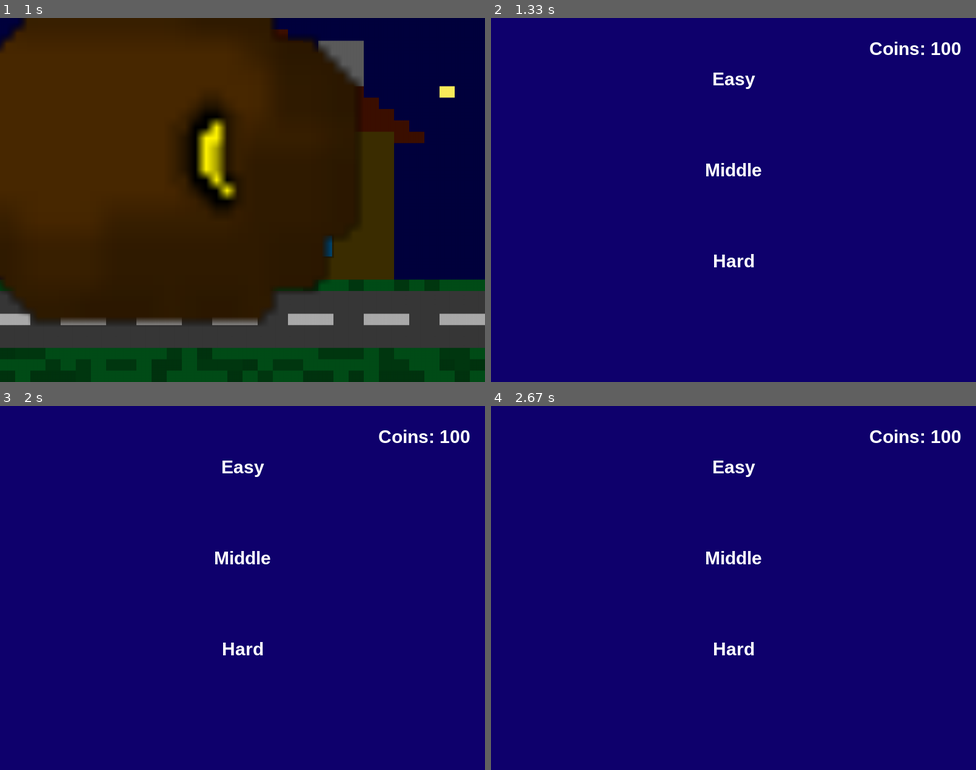
Above: before the commit, frames 1-4 (two rows, left to right).
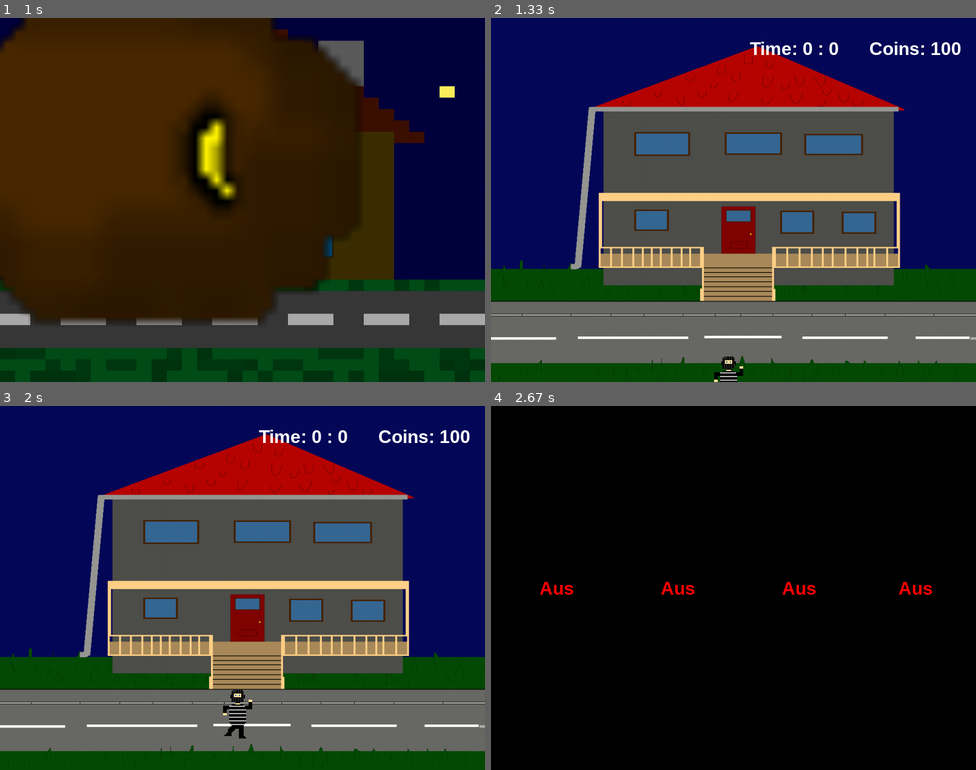
Above: after the commit, the same moments.

Repository: 25-26-1AHIF/pygameproject-rauber_david_jonas
Game: pygame game, started from game/main.py
Same seed, same stepped clock (60 frames per second), same inputs: the game is played once before the commit and once after it.
Inputs (mouse positions are in pixels of both pictures, inside the frame that each line leads up to):
- Up to frame 1 (1 s): click "Starten" at 0.38 s
- Up to frame 2 (1.33 s): hold Right from 1.17 s (still down)
- Up to frame 3 (2 s): release Right at 1.63 s; hold Up 1.67-1.97 s
- Up to frame 4 (2.67 s): tap E at 2 s; click (675, 588) at 2.38 s, where only the run after the commit has a clickable "An"

Frame 1 is identical in both runs. In frame 2, 64% of the frame differs, in the area x 0-100%, y 6-100%; in frame 3, 64%; in frame 4, 100%, in the area x 0-100%, y 0-100%.

Commit message:
Mode Screen erst mal erntfernt

Diff:
--- a/game/objects/Screens/Animation_Screen.py
+++ b/game/objects/Screens/Animation_Screen.py
@@ -43,7 +43,7 @@
         frame_counter += 1
 
         if groesse[0] > gv.SCREEN_WIDTH * 3:
-            return GameScreens.MODE
+            return GameScreens.PLAY
 
         pygame.display.flip()
         clock.tick(60)
